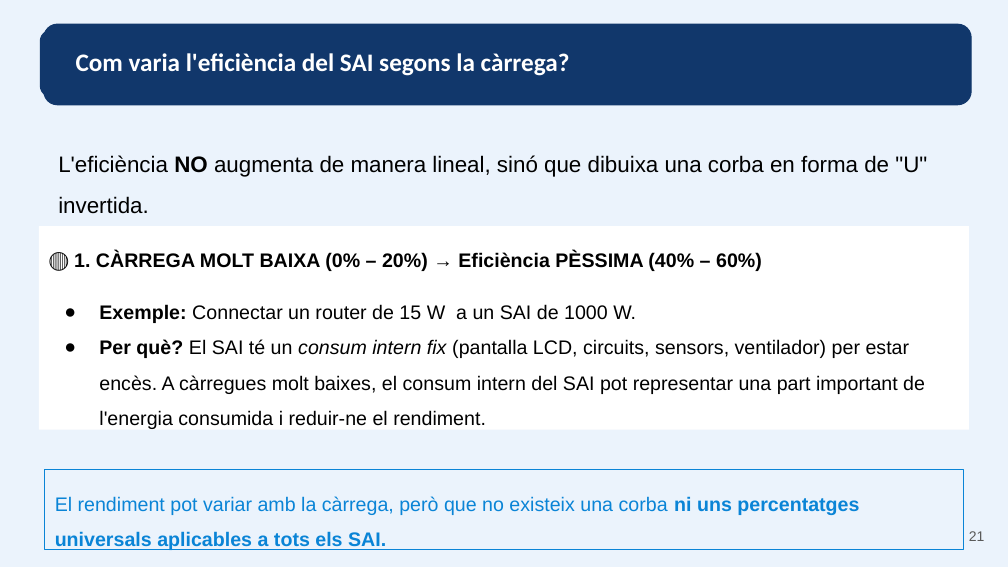
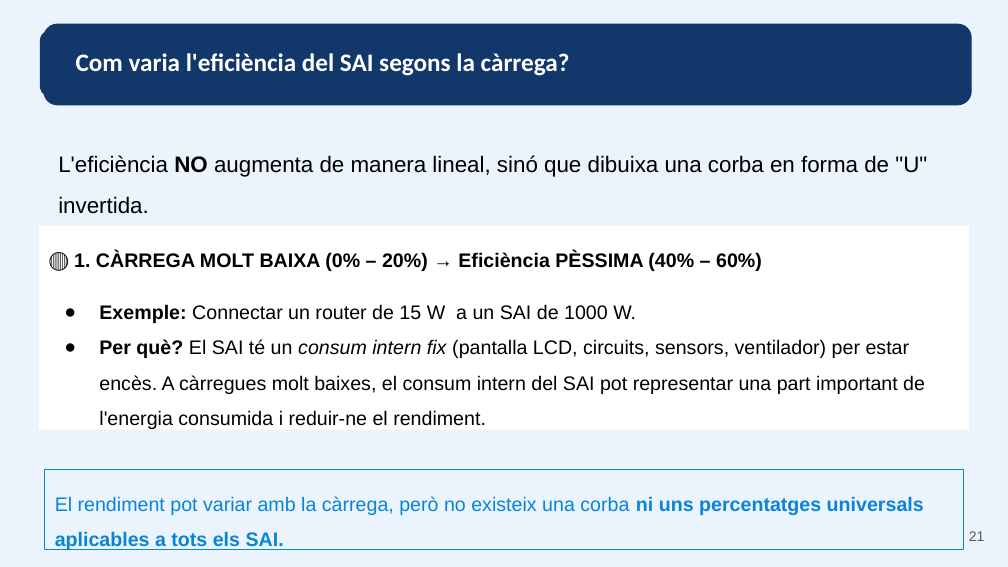
Before and after one commit to ejgutierrez74/smx-seguretat-informatica, a slide deck: slide 21 of materials-ra1/part-iii.pptx. Drawn at 1008x567 pixels with LibreOffice and Linux fonts; fonts in the diff are those of the drawing. Boxes give left, top, right and bottom in pixels: in the first picture for what was removed or moved away, otherwise in the second. Text is boxed around its words. In the diff, an @@ line names an element or a change of style, - is before the commit and + after.

```diff
--- a/materials-ra1/part-iii.pptx
+++ b/materials-ra1/part-iii.pptx
@@ text in rectangle at box(55, 496, 924, 550): text changed @@
-El rendiment pot variar amb la càrrega, però que no existeix una corba ni uns percentatges universals aplicables a tots els SAI.
+El rendiment pot variar amb la càrrega, però no existeix una corba ni uns percentatges universals aplicables a tots els SAI.
```
Also in this commit, not shown: 58 other slides changed, 2 slides added, 16 other files.
